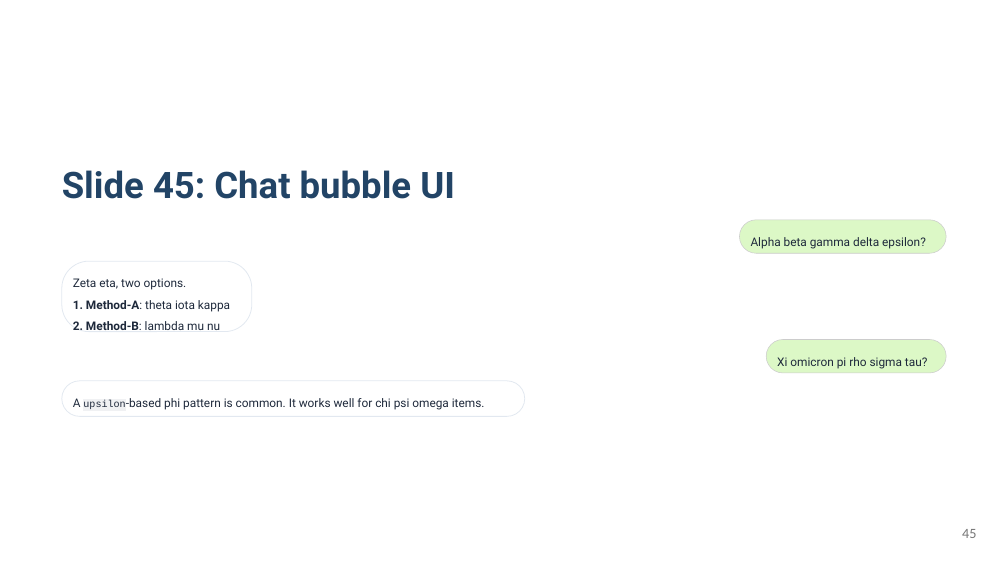
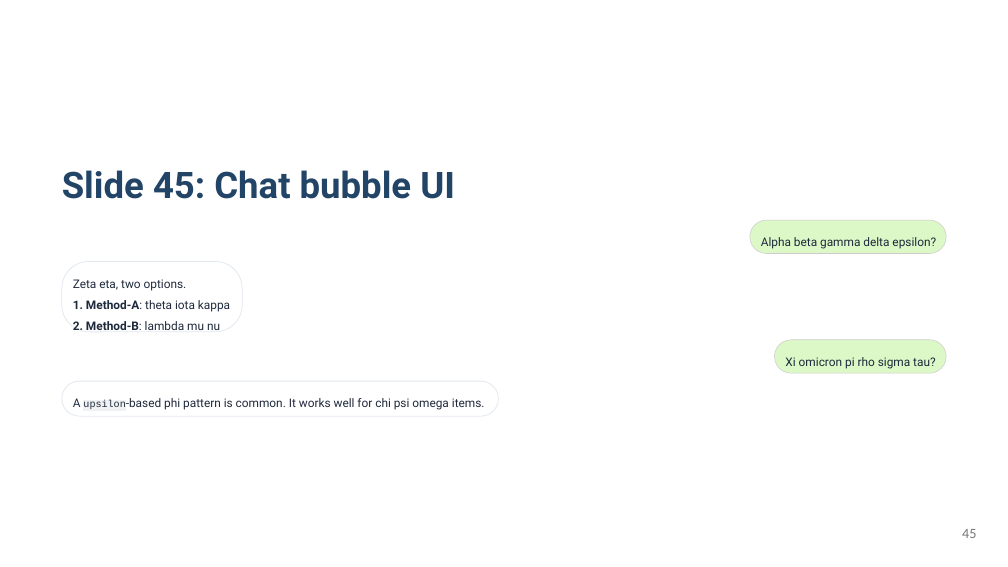
Before and after one commit to KatsuYuzu/marp-to-editable-pptx, a slide deck: slide 45 of output-pptx/test-output.pptx. Drawn at 1008x567 pixels with LibreOffice and Linux fonts; fonts in the diff are those of the drawing. Boxes give left, top, right and bottom in pixels: in the first picture for what was removed or moved away, otherwise in the second. Text is boxed around its words. In the diff, an @@ line names an element or a change of style, - is before the commit and + after.

Commit message:
test: テストフィクスチャ追加（スライド81-95）と開発用診断ツール群
テストフィクスチャ:
- pptx-export.md: colspan/rowspan、ol start、list-style-type、
  ネストリスト、コンテナ埋め込み等のテストスライドを追加
- output-pptx: 最新バンドルによる出力を更新

開発ツール:
- compare-visuals 用の診断スクリプト群を追加
  (check-fail-slides, check-fonts-spacing, structural-test 等)
- ビジュアルリグレッションテストのバッチ実行スクリプト追加
- visual-regression.test.ts: 構造的テストの自動化フレームワーク

jest.config.js: visual-regression テストのセットアップファイル追加

```diff
--- a/output-pptx/test-output.pptx
+++ b/output-pptx/test-output.pptx
@@ text "Alpha beta gamma delta epsilon?": place and size @@
-text "Alpha beta gamma delta epsilon?" at (751,237,926,249)
+text "Alpha beta gamma delta epsilon?" at (761,237,936,249)
@@ rounded rectangle: place and size @@
-rounded rectangle at (740,220,946,253)
+rounded rectangle at (750,220,947,253)
@@ rounded rectangle: place and size @@
-rounded rectangle at (62,261,252,331)
+rounded rectangle at (62,262,243,332)
@@ text "Xi omicron pi rho sigma ...": place and size @@
-text "Xi omicron pi rho sigma ..." at (777,357,927,369)
+text "Xi omicron pi rho sigma ..." at (785,357,935,369)
@@ rounded rectangle: place and size @@
-rounded rectangle at (766,340,946,373)
+rounded rectangle at (774,340,946,373)
@@ rounded rectangle: place and size @@
-rounded rectangle at (62,381,525,417)
+rounded rectangle at (62,381,499,416)
@@ rounded rectangle at (62,381,499,416): proportions changed @@
```
Also in this commit, not shown: 49 other slides changed, 5 slides added, 19 other files.
